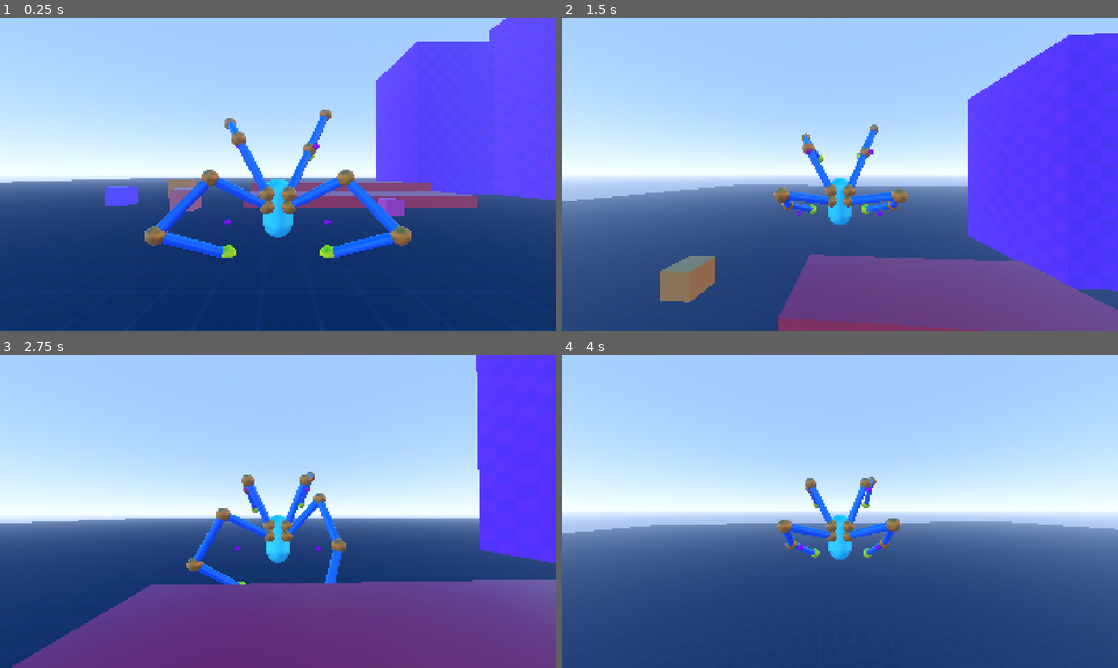
Above: before the commit, frames 1-4 (two rows, left to right).
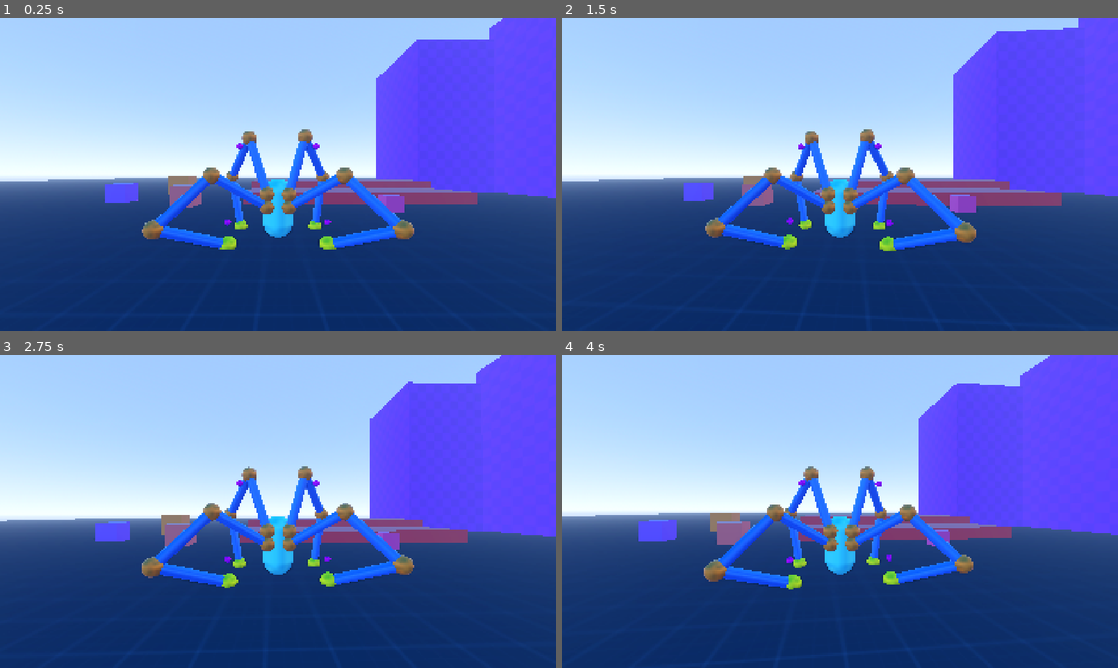
Above: after the commit, the same moments.

Repository: lliamsymonds04/doc-oc
Game: Godot game, scene res://main.tscn
Two runs of this game, one before a commit and one after it. Both use one fixed random seed, a clock stepped at 60 frames per second and the inputs below.
Inputs (mouse positions are in pixels of both pictures, inside the frame that each line leads up to):
- Up to frame 1 (0.25 s): no input
- Up to frame 2 (1.5 s): move the mouse to (867, 174) at 0.52 s; hold W (forward) from 0.53 s (still down); tap Space (jump) at 0.77 s; move the mouse to (812, 174) at 1.27 s
- Up to frame 3 (2.75 s): keep holding W (forward); tap Space (jump) at 1.52 s; move the mouse to (289, 505) at 2.02 s
- Up to frame 4 (4 s): keep holding W (forward); move the mouse to (834, 517) at 2.77 s; tap Space (jump) at 3.02, 3.77 s; move the mouse to (878, 514) at 3.52 s

The runs differ from the first frame. In frame 1, 6.3% of the frame differs, in the area x 0-100%, y 0-100%; in frame 2, 47%; in frame 3, 41%; in frame 4, 44%.
Error after the commit: Parse Error: Could not preload resource file "res://assets/vfx/landing_vfx.tscn". (res://systems/player/states/air_state.gd:21)

Commit message:
feat: landing vfx

Diff:
--- /dev/null
+++ b/assets/vfx/landing_vfx.tscn
@@ -0,0 +1,227 @@
+[gd_scene format=3 uid="uid://cx6neuu3typ8d"]
+
+[ext_resource type="Script" uid="uid://didvyshe4wbbi" path="res://assets/vfx/step_vfx.gd" id="1_ce056"]
+[ext_resource type="Texture2D" uid="uid://b7kp44cj13elq" path="res://assets/textures/smoke_03_a.png" id="1_qxneu"]
+[ext_resource type="Texture2D" uid="uid://cqer3a08pntve" path="res://assets/textures/circle_04_a.png" id="3_p6ida"]
+[ext_resource type="Texture2D" uid="uid://bj1ednj8w4fkv" path="res://assets/textures/trace_02_a.png" id="4_v1blk"]
+
+[sub_resource type="StandardMaterial3D" id="StandardMaterial3D_e3s00"]
+transparency = 1
+cull_mode = 2
+shading_mode = 0
+vertex_color_use_as_albedo = true
+albedo_texture = ExtResource("1_qxneu")
+billboard_mode = 2
+billboard_keep_scale = true
+
+[sub_resource type="Curve" id="Curve_e3s00"]
+_data = [Vector2(0, 0.55454546), 0.0, 0.0, 0, 0, Vector2(0.29794523, 0.8181819), 0.0, 0.0, 0, 0, Vector2(1, 0), 0.0, 0.0, 0, 0]
+point_count = 3
+
+[sub_resource type="CurveTexture" id="CurveTexture_pftr6"]
+curve = SubResource("Curve_e3s00")
+
+[sub_resource type="Curve" id="Curve_eqeow"]
+_data = [Vector2(0, 0), 0.0, 0.0, 0, 0, Vector2(0.2910959, 1), 0.0, 0.0, 0, 0, Vector2(1, 1), 0.0, 0.0, 0, 0]
+point_count = 3
+
+[sub_resource type="CurveTexture" id="CurveTexture_m2c1y"]
+curve = SubResource("Curve_eqeow")
+
+[sub_resource type="ParticleProcessMaterial" id="ParticleProcessMaterial_pftr6"]
+particle_flag_align_y = true
+emission_shape = 6
+emission_ring_axis = Vector3(0, 1, 0)
+emission_ring_height = 0.1
+emission_ring_radius = 2.5
+emission_ring_inner_radius = 0.0
+emission_ring_cone_angle = 90.0
+angle_min = -179.99998
+angle_max = 180.00002
+direction = Vector3(0, 3, 0)
+spread = 30.0
+initial_velocity_min = 3.0
+initial_velocity_max = 6.0
+angular_velocity_min = -30.000015
+angular_velocity_max = 29.999983
+scale_min = 0.79999995
+scale_max = 1.1999999
+scale_curve = SubResource("CurveTexture_m2c1y")
+color = Color(0.38039216, 0.4509804, 0.4509804, 1)
+alpha_curve = SubResource("CurveTexture_pftr6")
+
+[sub_resource type="PlaneMesh" id="PlaneMesh_m2c1y"]
+orientation = 2
+
+[sub_resource type="StandardMaterial3D" id="StandardMaterial3D_u57ka"]
+albedo_color = Color(0.47058824, 1, 1, 1)
+
+[sub_resource type="CapsuleMesh" id="CapsuleMesh_aw2y1"]
+
+[sub_resource type="StandardMaterial3D" id="StandardMaterial3D_oi67n"]
+transparency = 1
+vertex_color_use_as_albedo = true
+
+[sub_resource type="Curve" id="Curve_1lbye"]
+_data = [Vector2(0, 1), 0.0, 0.0, 0, 0, Vector2(0.7363014, 1), 0.0, 0.0, 0, 0, Vector2(1, 0), 0.0, 0.0, 0, 0]
+point_count = 3
+
+[sub_resource type="CurveTexture" id="CurveTexture_gkid1"]
+curve = SubResource("Curve_1lbye")
+
+[sub_resource type="Curve" id="Curve_ce056"]
+_data = [Vector2(0, 0.6727273), 0.0, 0.0, 0, 0, Vector2(0.25342467, 1), 0.0, 0.0, 0, 0, Vector2(1, 0.26363635), 0.0, 0.0, 0, 0]
+point_count = 3
+
+[sub_resource type="CurveTexture" id="CurveTexture_r7nec"]
+curve = SubResource("Curve_ce056")
+
+[sub_resource type="ParticleProcessMaterial" id="ParticleProcessMaterial_e3s00"]
+particle_flag_align_y = true
+emission_shape = 6
+emission_ring_axis = Vector3(0, 1, 0)
+emission_ring_height = 0.2
+emission_ring_radius = 2.0
+emission_ring_inner_radius = 0.0
+emission_ring_cone_angle = 90.0
+direction = Vector3(0, 1, 0)
+spread = 30.0
+initial_velocity_min = 7.0
+initial_velocity_max = 9.0
+scale_min = 0.39999998
+scale_max = 0.5
+scale_curve = SubResource("CurveTexture_r7nec")
+color = Color(0, 0.25155094, 0.25301698, 1)
+alpha_curve = SubResource("CurveTexture_gkid1")
+
+[sub_resource type="BoxMesh" id="BoxMesh_m2c1y"]
+
+[sub_resource type="StandardMaterial3D" id="StandardMaterial3D_m2c1y"]
+transparency = 1
+shading_mode = 0
+vertex_color_use_as_albedo = true
+albedo_texture = ExtResource("3_p6ida")
+
+[sub_resource type="Curve" id="Curve_3pj25"]
+_data = [Vector2(0, 1), 0.0, 0.0, 0, 0, Vector2(1, 0), 0.0, 0.0, 0, 0]
+point_count = 2
+
+[sub_resource type="CurveTexture" id="CurveTexture_1lbye"]
+curve = SubResource("Curve_3pj25")
+
+[sub_resource type="Curve" id="Curve_v1blk"]
+_data = [Vector2(0, 0.20909083), 0.0, 1.137662, 0, 0, Vector2(1, 1), 0.0, 0.0, 0, 0]
+point_count = 2
+
+[sub_resource type="CurveTexture" id="CurveTexture_xjhbw"]
+curve = SubResource("Curve_v1blk")
+
+[sub_resource type="ParticleProcessMaterial" id="ParticleProcessMaterial_r7nec"]
+gravity = Vector3(0, 0, 0)
+scale_min = 7.0
+scale_max = 7.0
+scale_curve = SubResource("CurveTexture_xjhbw")
+alpha_curve = SubResource("CurveTexture_1lbye")
+
+[sub_resource type="PlaneMesh" id="PlaneMesh_oi67n"]
+
+[sub_resource type="StandardMaterial3D" id="StandardMaterial3D_gkid1"]
+transparency = 1
+cull_mode = 2
+shading_mode = 0
+vertex_color_use_as_albedo = true
+albedo_texture = ExtResource("4_v1blk")
+
+[sub_resource type="Curve" id="Curve_uxsc4"]
+_limits = [0.0, 3.0, 0.0, 1.0]
+_data = [Vector2(0, 1.8818183), 0.0, 0.0, 0, 0, Vector2(0.5034247, 2.4), 0.0, 0.0, 0, 0, Vector2(1, 1.7454547), 0.0, 0.0, 0, 0]
+point_count = 3
+
+[sub_resource type="CurveTexture" id="CurveTexture_3pj25"]
+curve = SubResource("Curve_uxsc4")
+
+[sub_resource type="Curve" id="Curve_xjhbw"]
+_data = [Vector2(0, 1), 0.0, 0.0, 0, 0, Vector2(1e-05, 0.3454545), 0.0, 0.0, 0, 0, Vector2(0.3424658, 1), 0.0, 0.0, 0, 0, Vector2(0.99999, 0), 0.0, 0.0, 0, 0, Vector2(1, 1), 0.0, 0.0, 0, 0]
+point_count = 5
+
+[sub_resource type="CurveTexture" id="CurveTexture_kmuq3"]
+curve = SubResource("Curve_xjhbw")
+
+[sub_resource type="ParticleProcessMaterial" id="ParticleProcessMaterial_1lbye"]
+particle_flag_align_y = true
+emission_shape_scale = Vector3(2, 0.2, 2)
+emission_shape = 6
+emission_ring_axis = Vector3(0, 1, 0)
+emission_ring_height = 1.0
+emission_ring_radius = 1.0
+emission_ring_inner_radius = 0.0
+emission_ring_cone_angle = 90.0
+direction = Vector3(0, 1, 0)
+initial_velocity_min = 10.0
+initial_velocity_max = 15.0
+scale_min = 0.5
+scale_max = 0.7
+scale_curve = SubResource("CurveTexture_kmuq3")
+color = Color(1, 0.49411765, 0.05882353, 1)
+emission_curve = SubResource("CurveTexture_3pj25")
+hue_variation_min = -0.010000022
+hue_variation_max = 0.039999977
+
+[sub_resource type="PlaneMesh" id="PlaneMesh_pftr6"]
+orientation = 2
+
+[node name="Node3D" type="Node3D" unique_id=229729881]
+script = ExtResource("1_ce056")
+
+[node name="Smoke" type="GPUParticles3D" parent="." unique_id=1422405733]
+transform = Transform3D(1, 0, 0, 0, 0.99999994, 0, 0, 0, 0.99999994, 0, 0, 0)
+visible = false
+material_override = SubResource("StandardMaterial3D_e3s00")
+emitting = false
+amount = 24
+one_shot = true
+explosiveness = 0.8
+fixed_fps = 0
+process_material = SubResource("ParticleProcessMaterial_pftr6")
+draw_pass_1 = SubResource("PlaneMesh_m2c1y")
+
+[node name="Bean" type="MeshInstance3D" parent="." unique_id=1752005080]
+transform = Transform3D(1, 0, 0, 0, 1, 0, 0, 0, 1, 0, 1.0040846, 0)
+visible = false
+material_override = SubResource("StandardMaterial3D_u57ka")
+mesh = SubResource("CapsuleMesh_aw2y1")
+
+[node name="Cubes" type="GPUParticles3D" parent="." unique_id=1320185808]
+transform = Transform3D(1, 0, 0, 0, 1, 0, 0, 0, 1, 0, -0.5867656, 0)
+material_override = SubResource("StandardMaterial3D_oi67n")
+emitting = false
+amount = 12
+lifetime = 1.3
+one_shot = true
+explosiveness = 0.86
+fixed_fps = 0
+process_material = SubResource("ParticleProcessMaterial_e3s00")
+draw_pass_1 = SubResource("BoxMesh_m2c1y")
+
+[node name="Shockwave" type="GPUParticles3D" parent="." unique_id=1995045896]
+transform = Transform3D(1, 0, 0, 0, 1, 0, 0, 0, 1, 0, 0.1, 0)
+visible = false
+material_override = SubResource("StandardMaterial3D_m2c1y")
+emitting = false
+amount = 1
+lifetime = 0.9
+one_shot = true
+explosiveness = 1.0
+fixed_fps = 0
+process_material = SubResource("ParticleProcessMaterial_r7nec")
+draw_pass_1 = SubResource("PlaneMesh_oi67n")
+
+[node name="Spark" type="GPUParticles3D" parent="." unique_id=1003498388]
+material_override = SubResource("StandardMaterial3D_gkid1")
+emitting = false
+lifetime = 0.3
+one_shot = true
+explosiveness = 1.0
+fixed_fps = 0
+process_material = SubResource("ParticleProcessMaterial_1lbye")
+draw_pass_1 = SubResource("PlaneMesh_pftr6")
--- a/systems/player/states/air_state.gd
+++ b/systems/player/states/air_state.gd
@@ -12,10 +12,14 @@
 const LANDING_TRAUMA: float = 0.6
 const HARD_LANDING_SPEED: float = 17.0
 const HARD_LANDING_TRAUMA_MULTIPLIER: float = 1.5
+const LANDING_VFX_RAYCAST_DISTANCE: float = 5.0
 
 var _audio_player: AudioStreamPlayer3D
 var light_landing_sound := preload("res://assets/audio/light_landing.ogg")
 var hard_landing_sound := preload("res://assets/audio/hard_landing.ogg")
+
+var landing_vfx_scene := preload("res://assets/vfx/landing_vfx.tscn")
+var _landing_vfx: StepVFX
 
 func _init(p: PlayerController) -> void:
 	super._init(p)
@@ -24,6 +28,11 @@
 	_audio_player = AudioStreamPlayer3D.new()
 	_audio_player.top_level = true
 	p.add_child(_audio_player)
+
+	# create landing vfx
+	_landing_vfx = landing_vfx_scene.instantiate() as StepVFX
+	_landing_vfx.top_level = true
+	p.add_child(_landing_vfx)
 
 func enter() -> void:
 	var p := player
@@ -143,8 +152,9 @@
 
 	var trauma := LANDING_TRAUMA
 	var speed = p.velocity.length()
+	var is_hard_landing = speed >= HARD_LANDING_SPEED
 
-	if speed >= HARD_LANDING_SPEED:
+	if is_hard_landing:
 		_audio_player.stream = hard_landing_sound
 		trauma *= HARD_LANDING_TRAUMA_MULTIPLIER
 	else:
@@ -152,3 +162,13 @@
 
 	AudioUtil.play_with_pitch(_audio_player)
 	p.camera_controller.add_trauma(trauma)
+
+	var v_dir := p.velocity.normalized()
+	# cast from the player in direction of velocity
+	var space_state = p.get_world_3d().direct_space_state
+	var player_pos := p.position
+	var query := PhysicsRayQueryParameters3D.create(player_pos, player_pos + v_dir * LANDING_VFX_RAYCAST_DISTANCE, ~2)
+	var result = space_state.intersect_ray(query)
+
+	if result:
+		_landing_vfx.play(result.position, result.normal)
